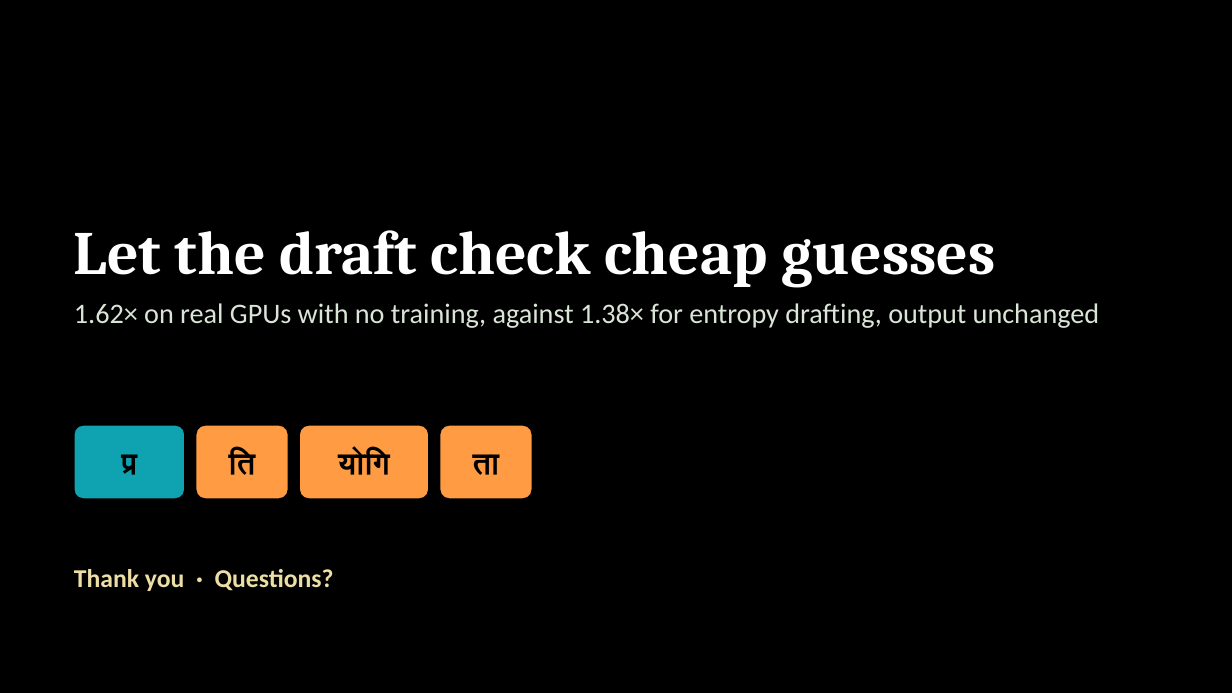
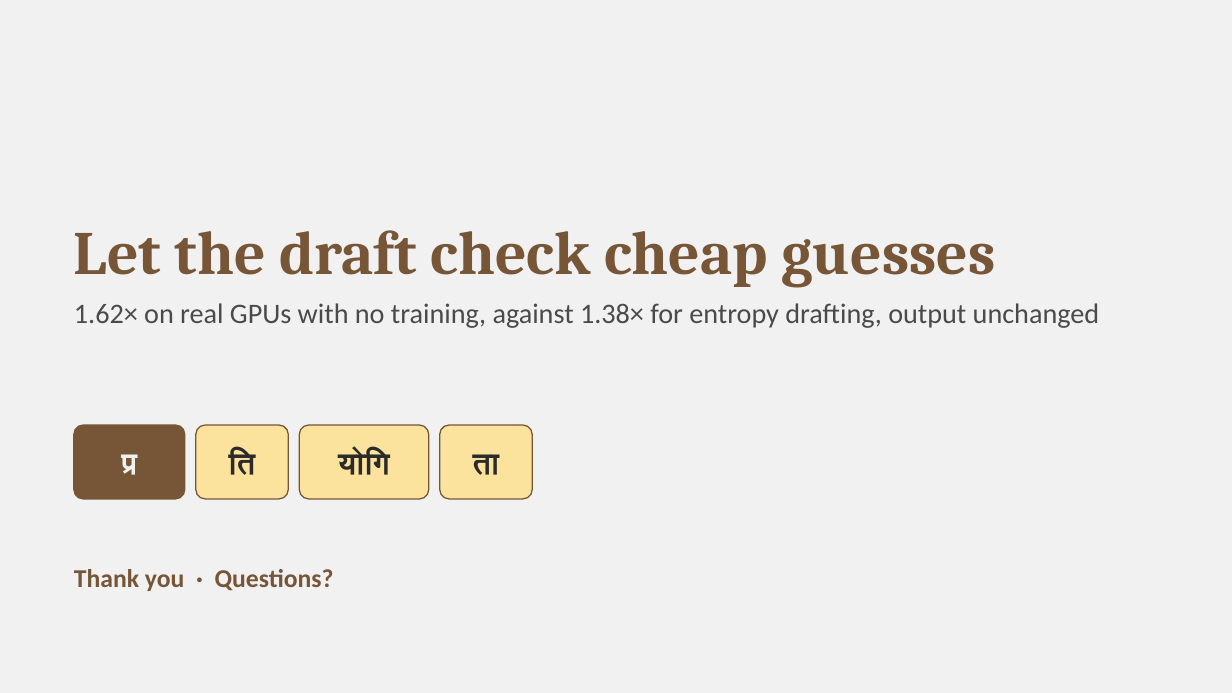
Before and after one commit to https-kanika/Linguistically-guided-MTP, a slide deck: slide 17 of slides/token_tax_refund.pptx. Drawn at 1232x693 pixels with LibreOffice and Linux fonts; fonts in the diff are those of the drawing. Boxes give left, top, right and bottom in pixels: in the first picture for what was removed or moved away, otherwise in the second. Text is boxed around its words. In the diff, an @@ line names an element or a change of style, - is before the commit and + after.

Commit message:
Slides: seashell theme (Old Copper, Butter Yellow, Nebula)

```diff
--- a/slides/token_tax_refund.pptx
+++ b/slides/token_tax_refund.pptx
@@ background #000000 to #F1F1F1 @@
@@ title "Let the draft check cheap ..." at (74, 230, 996, 287): text colour #FFFFFF to #775537 @@
@@ text "1.62× on real GPUs with ..." at (74, 303, 1099, 328): text colour #D9E5D6 to #4A4A4A @@
@@ text "प्र" at (121, 454, 137, 475): text colour #000000 to #F1F1F1 @@
@@ rounded rectangle at (74, 425, 185, 499): fill #0FA3B1 to #775537; outline #000000 1 pt to #775537 1 pt @@
@@ text colour #000000 to #2B2B2B in 3 elements at (229, 450, 256, 475), (338, 450, 390, 475), (473, 454, 500, 475) @@
@@ fill #FF9B42 to #FBE29D; outline #000000 1 pt to #775537 1 pt in 3 elements at (196, 425, 288, 499), (299, 425, 429, 499), (440, 425, 532, 499) @@
@@ text "Thank you · Questions?" at (74, 569, 334, 591): text colour #EDDEA4 to #775537 @@
```
Also in this commit, not shown: 16 other slides changed, 1 other file.
